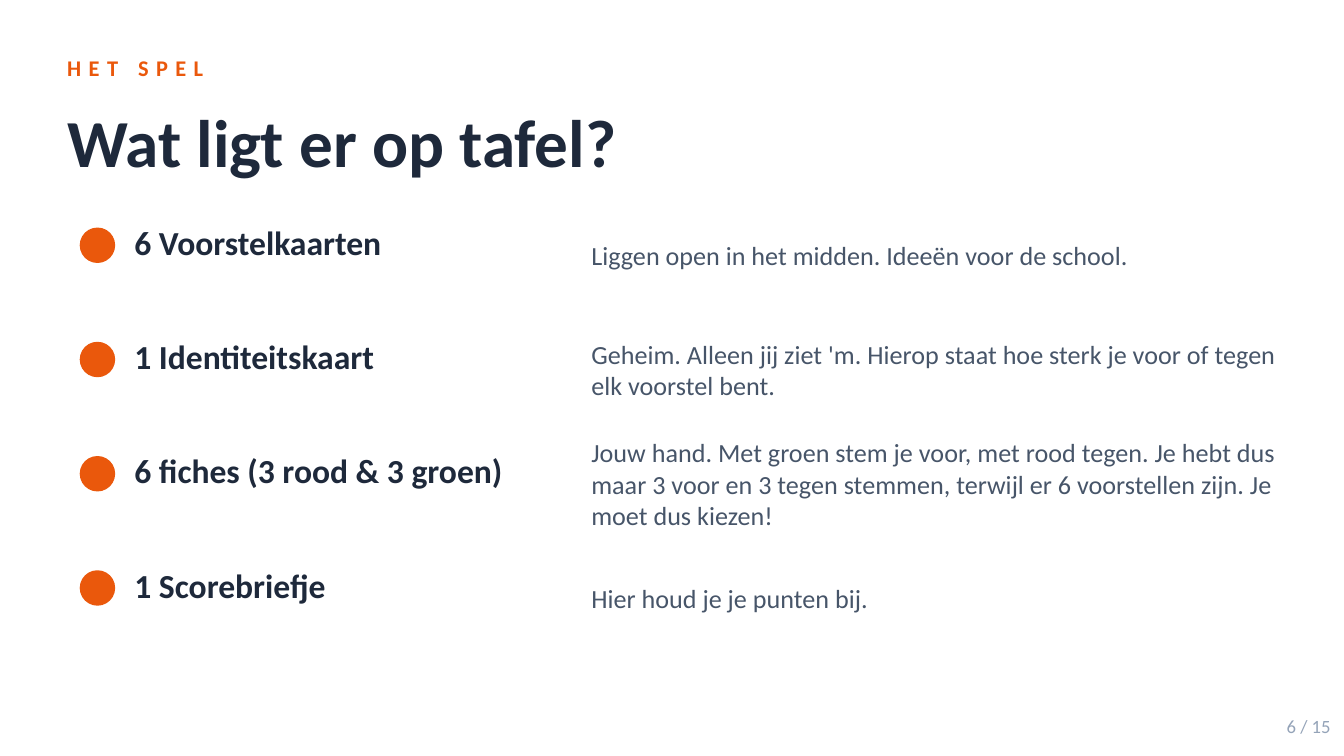
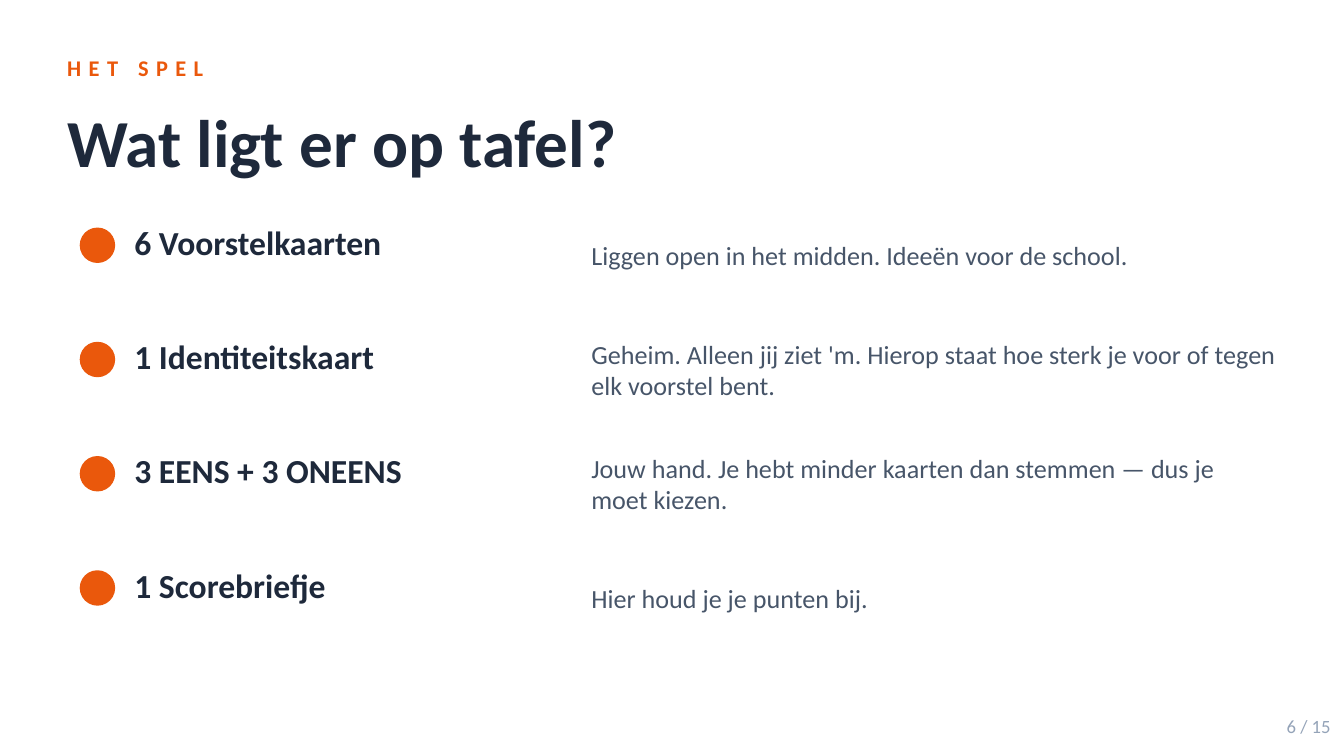
Before and after one commit to lvwebsite/adejeger, a slide deck: slide 4 of lessen/politiek/materiaal/Les1_Wat_Is_Politiek.pptx. Drawn at 1344x756 pixels with LibreOffice and Linux fonts; fonts in the diff are those of the drawing. Boxes give left, top, right and bottom in pixels: in the first picture for what was removed or moved away, otherwise in the second. Text is boxed around its words. In the diff, an @@ line names an element or a change of style, - is before the commit and + after.

```diff
--- a/lessen/politiek/materiaal/Les1_Wat_Is_Politiek.pptx
+++ b/lessen/politiek/materiaal/Les1_Wat_Is_Politiek.pptx
@@ text at bbox=[134, 461, 402, 484]: text changed @@
-6 fiches (3 rood & 3 groen)
+3 EENS + 3 ONEENS
@@ text at bbox=[591, 460, 1214, 509]: text changed @@
-Jouw hand. Met groen stem je voor, met rood tegen. Je hebt dus maar 3 voor en 3 tegen stemmen, terwijl er 6 voorstellen zijn. Je moet dus kiezen!
+Jouw hand. Je hebt minder kaarten dan stemmen — dus je moet kiezen.
```
Also in this commit, not shown: 8 other files.
